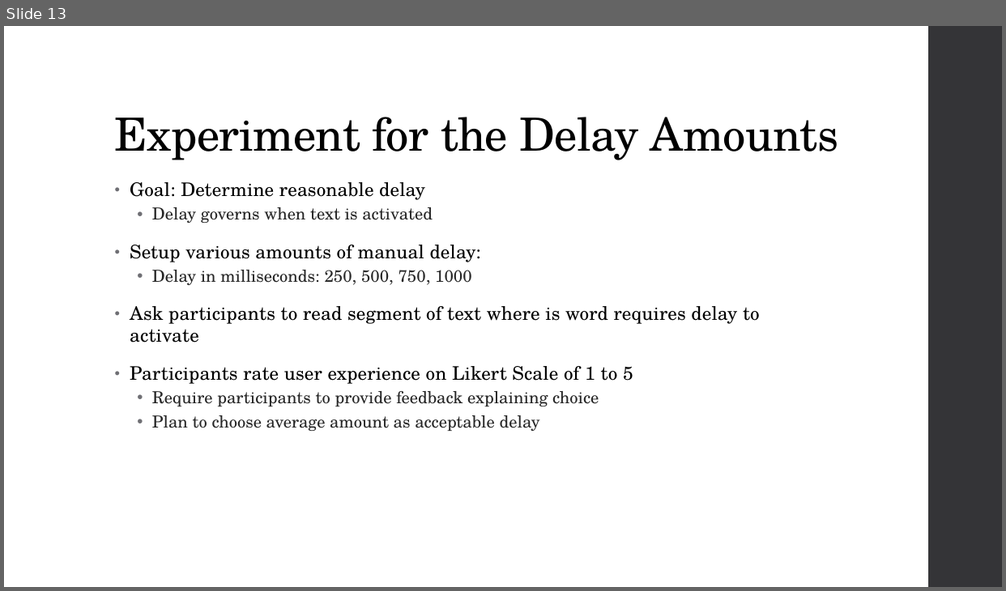
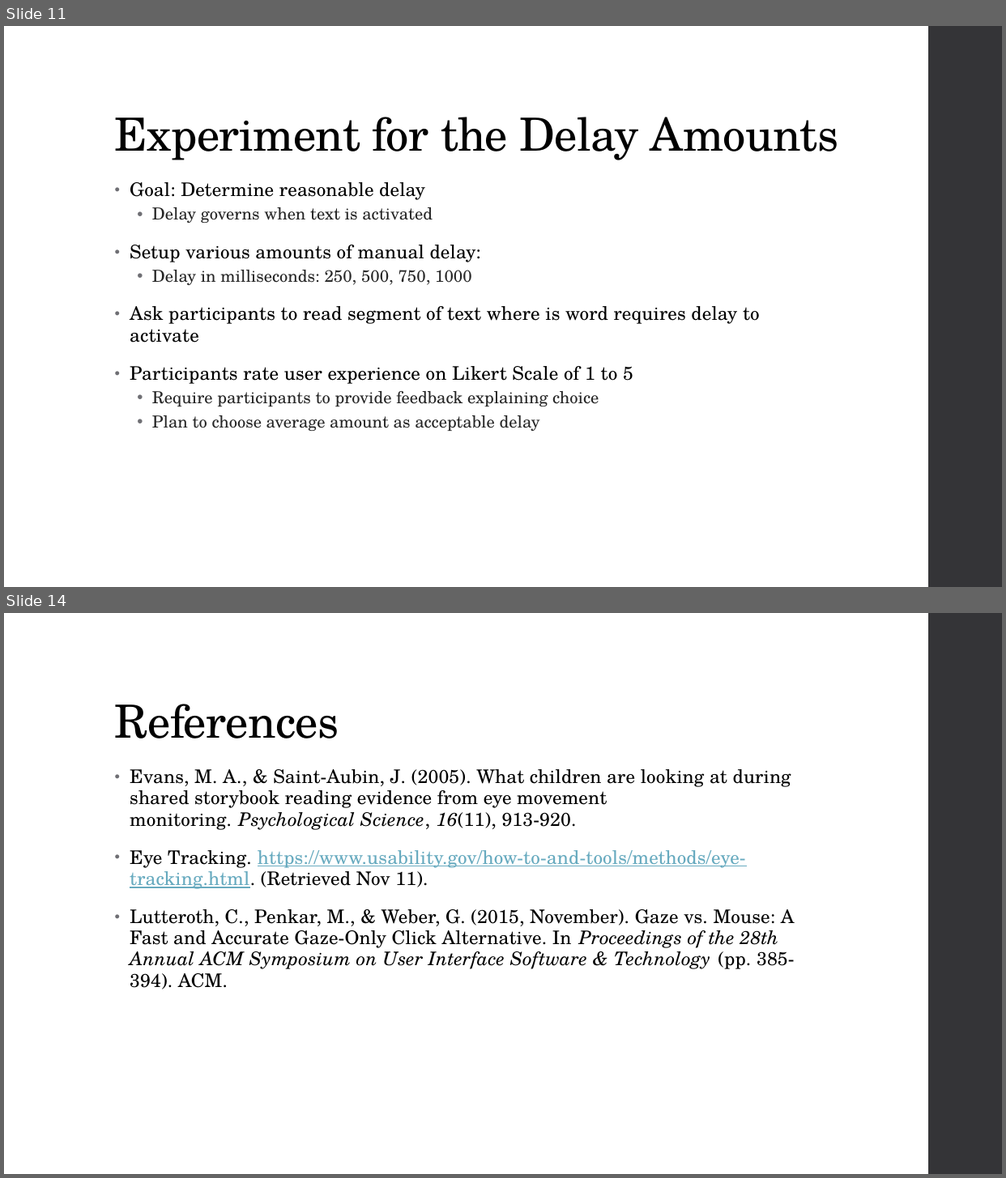
Before and after one commit to diederichk/StepCounter, a slide deck: MidtermPresentation/MidtermPresentation.pptx. Shown one above the other, each under a label of ours: slide 13 before the commit, slides 11 and 14 after it; the slides between them are not shown. The pictures are 1006x591 and 1006x1178 pixels, drawn with LibreOffice and Linux fonts; fonts in the diff are those of the drawing. Boxes give left, top, right and bottom in pixels: in the first picture for what was removed or moved away, otherwise in the second. Text is boxed around its words. In the diff, an @@ line names an element or a change of style, - is before the commit and + after.

Commit message:
References added to presentation

```diff
--- a/MidtermPresentation/MidtermPresentation.pptx
+++ b/MidtermPresentation/MidtermPresentation.pptx
@@ slide 14 added at <box>4,613,1002,1174</box>, background #FFFFFF; not listed: 1 template element that a slide beside it also shows @@
@@ title added at <box>115,704,339,739</box>, 44 pt, text #000000 @@
+References
@@ text added at <box>130,769,795,990</box>, 18 pt, text #000000 @@
+• Evans, M. A., & Saint-Aubin, J. (2005). What children are looking at during shared storybook reading evidence from eye movement monitoring. Psychological Science, 16(11), 913-920.
+• Eye Tracking. https://www.usability.gov/how-to-and-tools/methods/eye-tracking.html. (Retrieved Nov 11).
+• Lutteroth, C., Penkar, M., & Weber, G. (2015, November). Gaze vs. Mouse: A Fast and Accurate Gaze-Only Click Alternative. In Proceedings of the 28th Annual ACM Symposium on User Interface Software & Technology (pp. 385-394). ACM.
@@ what was slide 13 is now slide 11 @@
```
Also in this commit, not shown: 2 slides changed, 2 slides removed.
